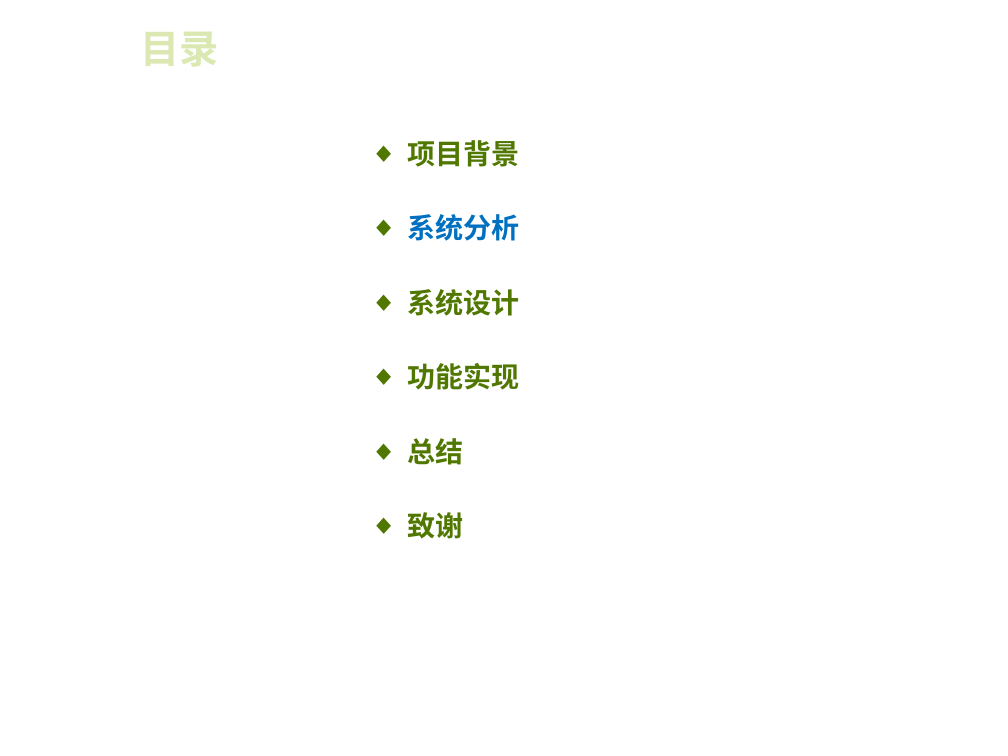
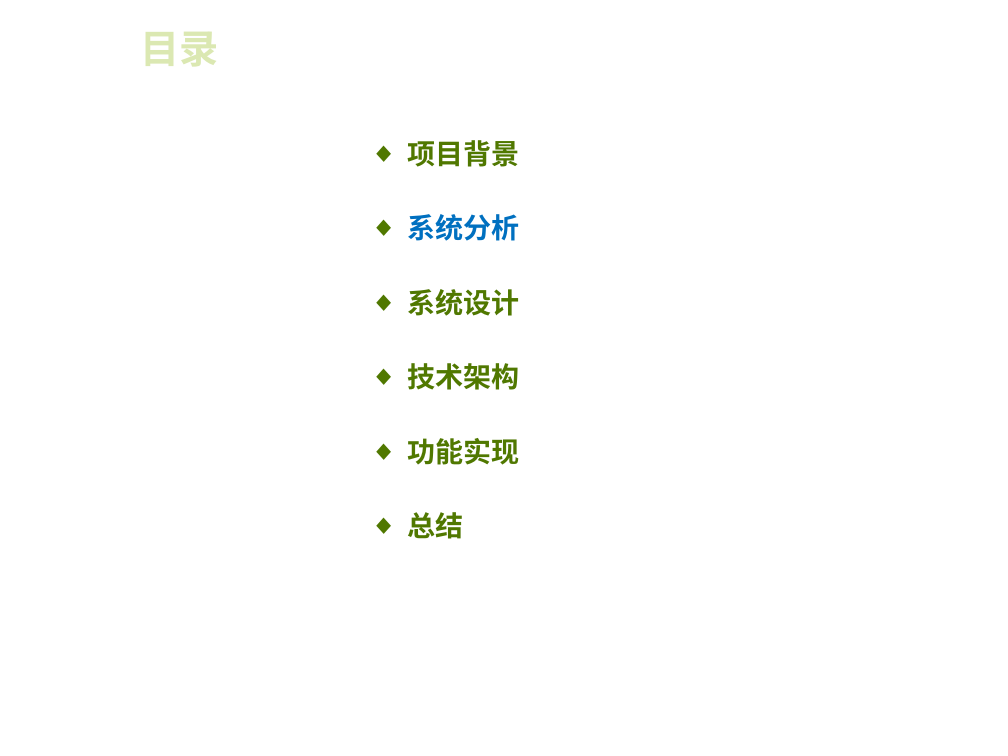
Before and after one commit to MyLifeMyTravel/Graduation, a slide deck: slide 5 of 毕业设计/毕业论文答辩-厉圣杰.ppt. Drawn at 1008x756 pixels with LibreOffice and Linux fonts; fonts in the diff are those of the drawing; background and template pictures are left out. Boxes give left, top, right and bottom in pixels: in the first picture for what was removed or moved away, otherwise in the second. Text is boxed around its words. In the diff, an @@ line names an element or a change of style, - is before the commit and + after.

```diff
--- a/毕业设计/毕业论文答辩-厉圣杰.ppt
+++ b/毕业设计/毕业论文答辩-厉圣杰.ppt
@@ text at [407,363,519,390]: paragraph added @@
+◆ 技术架构
@@ text at [407,512,463,539]: paragraph removed @@
-◆ 致谢
```
Also in this commit, not shown: 7 other slides changed, 3 slides added, 1 slide removed, 1 other file.
